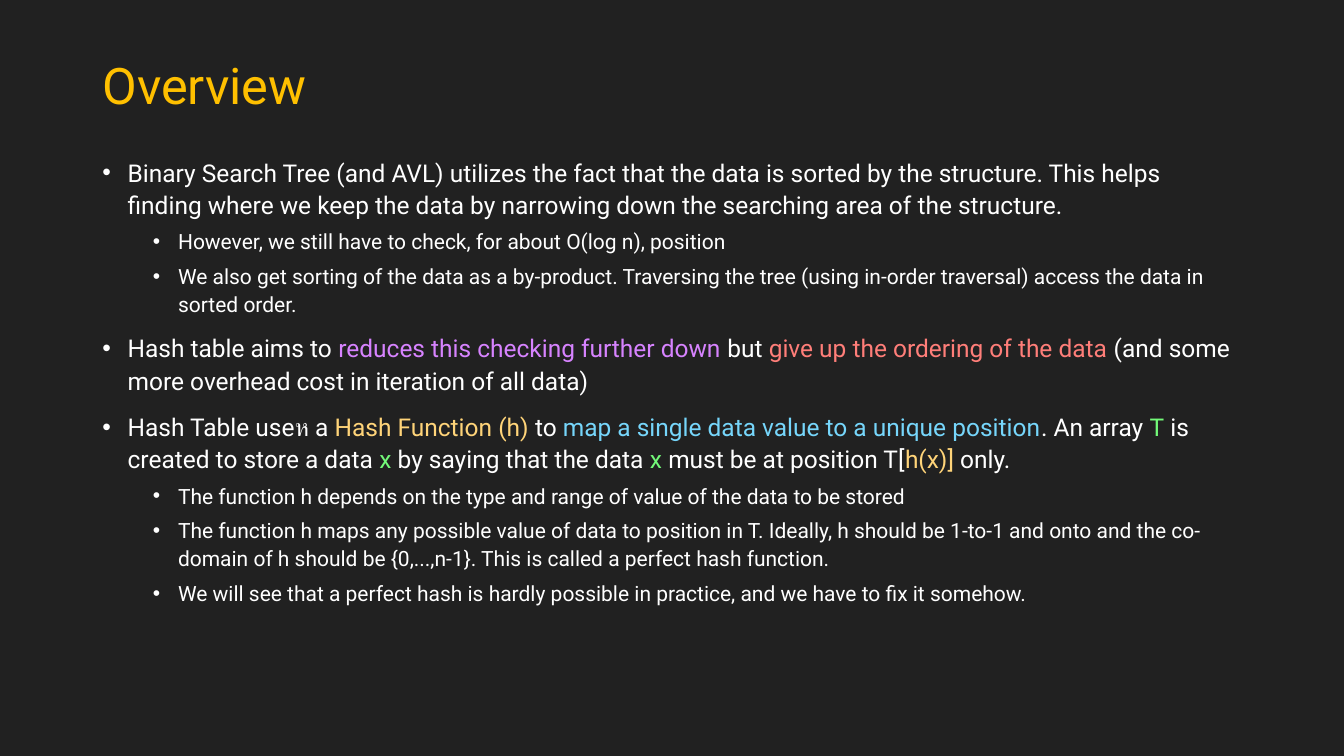
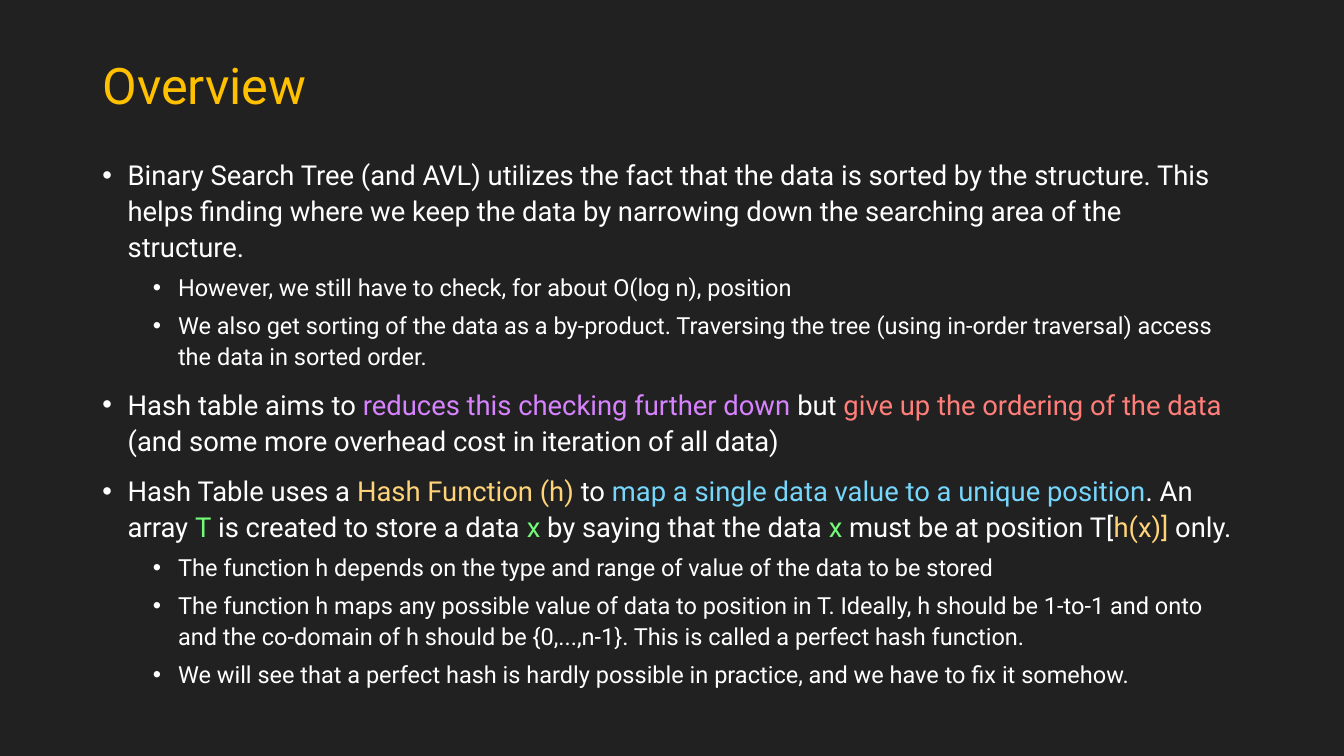
Before and after one commit to ajarntoe/DataStructCP_AjToe_Lecture, a slide deck: slide 2 of 13-hash/hash/18-hash-table2024.pptx. Drawn at 1344x756 pixels with LibreOffice and Linux fonts; fonts in the diff are those of the drawing. Boxes give left, top, right and bottom in pixels: in the first picture for what was removed or moved away, otherwise in the second. Text is boxed around its words. In the diff, an @@ line names an element or a change of style, - is before the commit and + after.

Commit message:
add hash table powerpoint

```diff
--- a/13-hash/hash/18-hash-table2024.pptx
+++ b/13-hash/hash/18-hash-table2024.pptx
@@ text at bbox=[128, 163, 1221, 650]: size 17.5 to 19.6 pt in "Binary Search Tree (and AVL) utilizes the ...", "Hash table aims to reduces this checking ..."; size 15 to 16.8 pt in "However, we still have to check, for ...", "We also get sorting of the data ...", "The function h depends on the type ...", "The function h maps any possible value ..." and 1 more places @@
@@ text at bbox=[128, 479, 1231, 543]: text changed; size 17.5 to 19.6 pt @@
-• Hash Table useห a Hash Function (h) to map a single data value to a unique position. An array T is created to store a data x by saying that the data x must be at position T[h(x)] only.
+• Hash Table uses a Hash Function (h) to map a single data value to a unique position. An array T is created to store a data x by saying that the data x must be at position T[h(x)] only.
```
